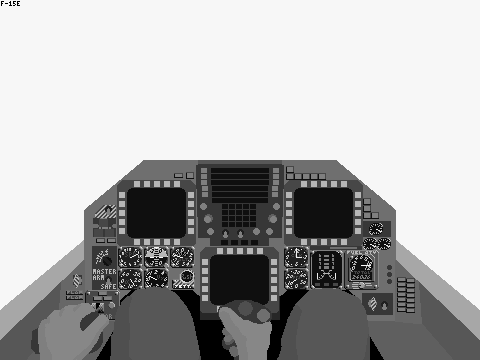
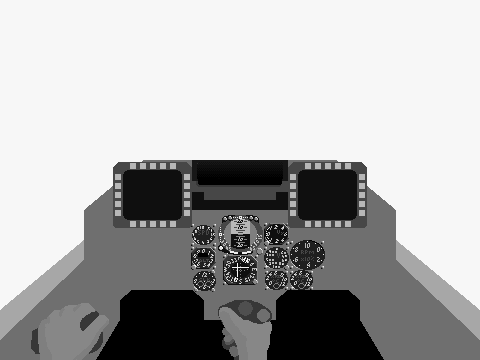
Revision of a layered 480 x 360 image; what changed, layer by layer:
hid "Legs" over (110, 286, 370, 360)
hid "F15E_Frgr" over (85, 160, 371, 323)
hid "F15E_Bkgr" over (66, 166, 415, 340)
hid "F15E_Frame" over (0, 1, 480, 360)
painted on "MiG29K312_Hood" over (192, 160, 288, 210)
painted on "MiG29K312_Frgr" over (231, 257, 250, 282)
painted on "MiG29K312_Bkgr" over (113, 162, 367, 292)
